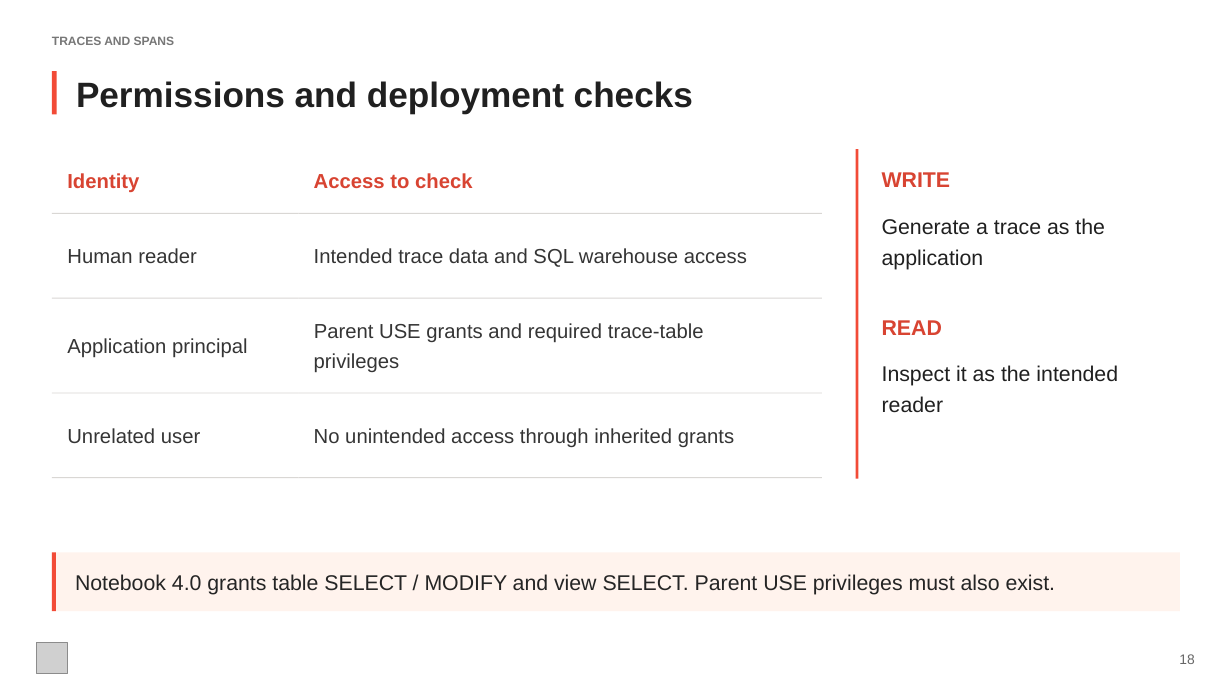
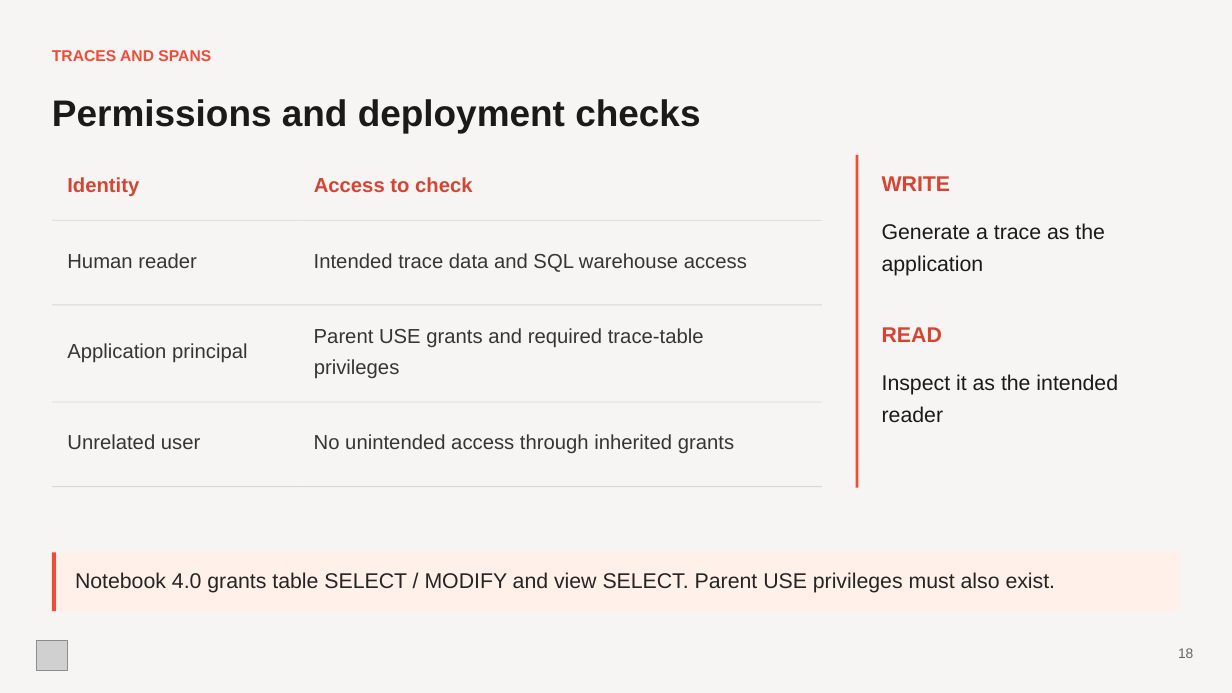
Before and after one commit to evangoh122/course-code-hub, a slide deck: slide 18 of presentations/lecture4.pptx. Drawn at 1232x693 pixels with LibreOffice and Linux fonts; fonts in the diff are those of the drawing; grey boxes stand for pictures. Boxes give left, top, right and bottom in pixels: in the first picture for what was removed or moved away, otherwise in the second. Text is boxed around its words. In the diff, an @@ line names an element or a change of style, - is before the commit and + after.

```diff
--- a/presentations/lecture4.pptx
+++ b/presentations/lecture4.pptx
@@ background #FFFFFF to #F6F5F3 @@
@@ text "TRACES AND SPANS": place and size @@
-text "TRACES AND SPANS" at (52,36,175,45)
+text "TRACES AND SPANS" at (52,50,211,61)
@@ text "TRACES AND SPANS" at (52,50,211,61): size 9.4 to 12.2 pt, text colour #777777 to #F24B37 @@
@@ rectangle removed at (52,71,56,115) @@
@@ text "Permissions and deployment checks": place and size @@
-text "Permissions and deployment checks" at (76,81,693,113)
+text "Permissions and deployment checks" at (52,99,700,133)
@@ text "Permissions and deployment checks" at (52,99,700,133): size 27.4 to 28.8 pt, text colour #202020 to #1A1A1A @@
@@ text "Identity": place and size @@
-text "Identity" at (67,173,139,192)
+text "Identity" at (67,177,139,196)
@@ text "Access to check": place and size @@
-text "Access to check" at (314,173,473,188)
+text "Access to check" at (314,177,473,192)
@@ 5 rectangles: place and size @@
-5 rectangles at (52,149,859,479)
+5 rectangles at (52,155,859,488)
@@ text "WRITE": place and size @@
-text "WRITE" at (882,172,951,187)
+text "WRITE" at (882,176,951,191)
@@ text "Human reader": place and size @@
-text "Human reader" at (67,248,197,263)
+text "Human reader" at (67,253,197,268)
@@ text "Intended trace data and SQL ...": place and size @@
-text "Intended trace data and SQL ..." at (314,248,747,267)
+text "Intended trace data and SQL ..." at (314,253,747,272)
@@ text "Parent USE grants and required ...": place and size @@
-text "Parent USE grants and required ..." at (314,323,704,343)
+text "Parent USE grants and required ..." at (314,328,704,347)
@@ text "READ": place and size @@
-text "READ" at (882,320,942,335)
+text "READ" at (882,327,942,342)
@@ text "Application principal": place and size @@
-text "Application principal" at (67,338,248,358)
+text "Application principal" at (67,343,248,362)
@@ text "privileges": place and size @@
-text "privileges" at (314,353,400,373)
+text "privileges" at (314,359,400,378)
@@ text "Inspect it as the intended": place and size @@
-text "Inspect it as the intended" at (882,365,1118,386)
+text "Inspect it as the intended" at (882,374,1118,395)
@@ 4 rectangles: place and size @@
-4 rectangles at (52,393,823,479)
+4 rectangles at (52,402,823,487)
@@ text colour #202020 to #1A1A1A in 4 elements at (882,223,1105,239), (882,374,1118,395), (882,255,984,276), (882,406,943,422) @@
@@ text "reader": place and size @@
-text "reader" at (882,396,943,413)
+text "reader" at (882,406,943,422)
@@ text "Unrelated user": place and size @@
-text "Unrelated user" at (67,428,200,443)
+text "Unrelated user" at (67,434,200,449)
@@ text "No unintended access through inherited ...": place and size @@
-text "No unintended access through inherited ..." at (314,428,734,447)
+text "No unintended access through inherited ..." at (314,434,734,453)
@@ rectangle at (52,553,1180,612): fill #FFF3ED to #FFF0E9 @@
@@ text "18": place and size @@
-text "18" at (1179,654,1194,664)
+text "18" at (1178,648,1193,658)
```
Also in this commit, not shown: 41 other slides changed, 3 slides added, 3 slides removed, 5 other files.
